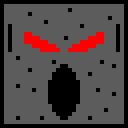
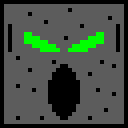
Layered file, before and after one edit (128 × 128). Changes by layer:
added layer "Layer 1 copy" above "Layer 1" over <box>24,32,104,52</box>
hid "Layer 1" over <box>24,32,104,52</box>
